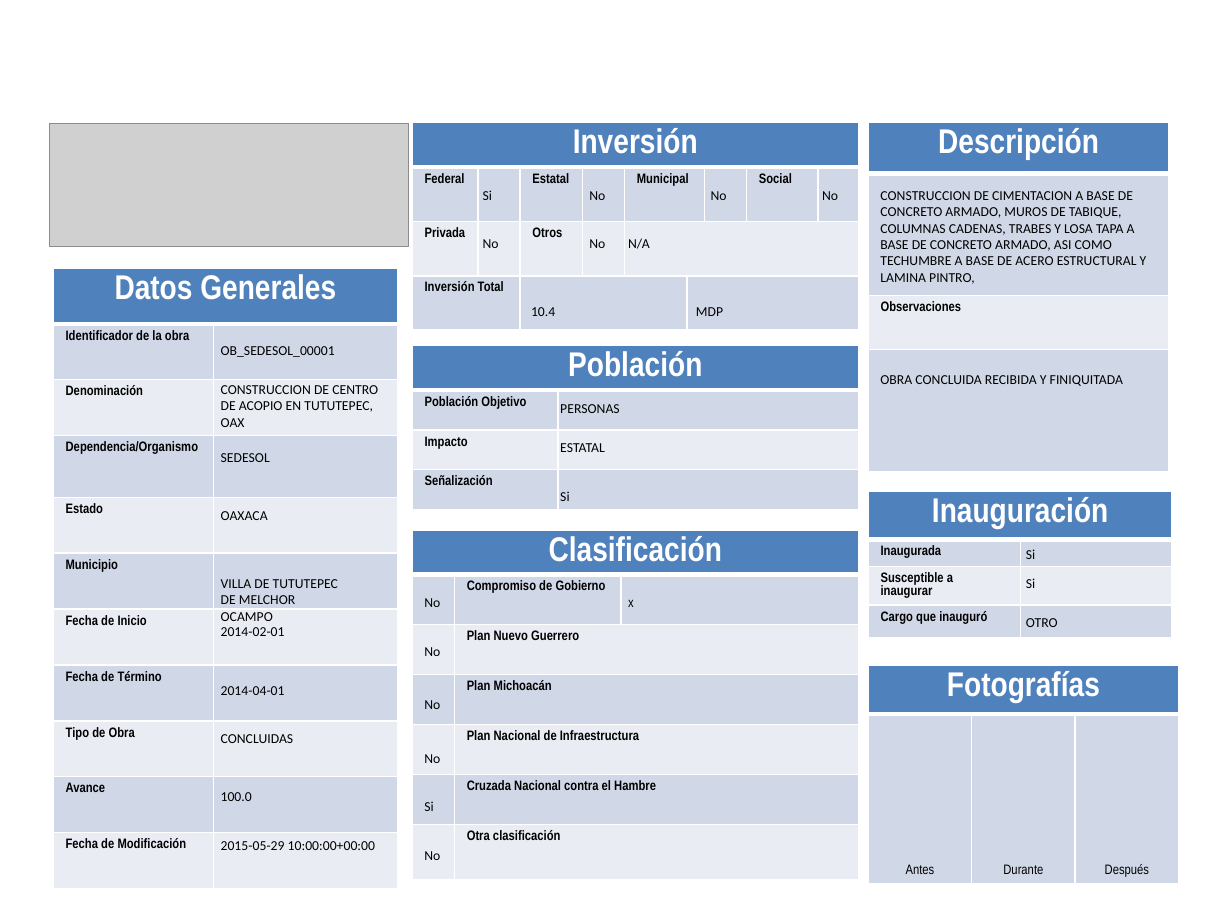
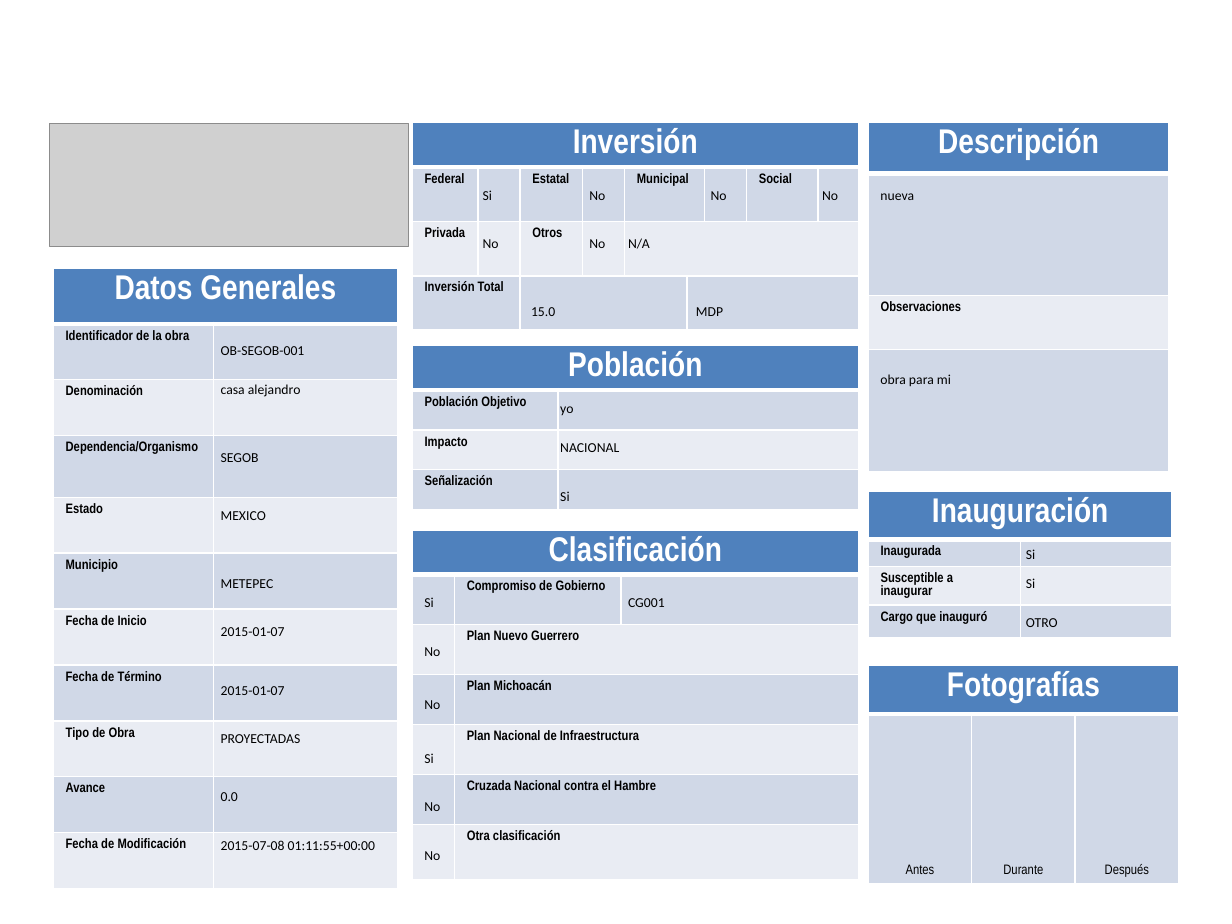
Before and after one commit to fpedro23/djangoObras, a slide deck: slide 1 of obras/static/ppt/ppt-generados/FichaTecnicaObras_1.pptx. Drawn at 1232x924 pixels with LibreOffice and Linux fonts; fonts in the diff are those of the drawing; grey boxes stand for pictures; background and template pictures are left out. Boxes give left, top, right and bottom in pixels: in the first picture for what was removed or moved away, otherwise in the second. Text is boxed around its words. In the diff, an @@ line names an element or a change of style, - is before the commit and + after.

```diff
--- a/obras/static/ppt/ppt-generados/FichaTecnicaObras_1.pptx
+++ b/obras/static/ppt/ppt-generados/FichaTecnicaObras_1.pptx
@@ text at box(880, 193, 914, 200): text changed @@
-CONSTRUCCION DE CIMENTACION A BASE DE CONCRETO ARMADO, MUROS DE TABIQUE, COLUMNAS CADENAS, TRABES Y LOSA TAPA A BASE DE CONCRETO ARMADO, ASI COMO TECHUMBRE A BASE DE ACERO ESTRUCTURAL Y LAMINA PINTRO,
+nueva
@@ text at box(531, 307, 555, 316): text changed @@
-10.4
+15.0
@@ text at box(221, 346, 305, 355): text changed @@
-OB_SEDESOL_00001
+OB-SEGOB-001
@@ text at box(221, 384, 301, 397): text changed @@
-CONSTRUCCION DE CENTRO DE ACOPIO EN TUTUTEPEC, OAX
+casa alejandro
@@ text at box(880, 374, 951, 387): text changed @@
-OBRA CONCLUIDA RECIBIDA Y FINIQUITADA
+obra para mi
@@ text at box(560, 406, 573, 415): text changed @@
-PERSONAS
+yo
@@ text at box(560, 443, 619, 452): text changed @@
-ESTATAL
+NACIONAL
@@ text at box(221, 453, 259, 462): text changed @@
-SEDESOL
+SEGOB
@@ text at box(221, 511, 266, 520): text changed @@
-OAXACA
+MEXICO
@@ text at box(221, 579, 274, 588): text changed @@
-VILLA DE TUTUTEPEC DE MELCHOR OCAMPO
+METEPEC
@@ text at box(424, 597, 433, 607): text changed @@
-No
+Si
@@ text at box(628, 598, 665, 607): text changed; font Arial Narrow to Calibri @@
-x
+CG001
@@ text at box(221, 627, 285, 636): text changed @@
-2014-02-01
+2015-01-07
@@ text at box(221, 686, 285, 695): text changed @@
-2014-04-01
+2015-01-07
@@ text at box(221, 734, 301, 743): text changed @@
-CONCLUIDAS
+PROYECTADAS
@@ text "Si": place and size @@
-text "Si" at box(424, 801, 433, 811)
+text "Si" at box(424, 753, 433, 763)
@@ text at box(221, 792, 238, 801): text changed @@
-100.0
+0.0
@@ text "No": place and size @@
-text "No" at box(424, 754, 440, 763)
+text "No" at box(424, 802, 440, 811)
@@ text at box(221, 840, 375, 850): text changed @@
-2015-05-29 10:00:00+00:00
+2015-07-08 01:11:55+00:00
```
Also in this commit, not shown: 2 other files.
